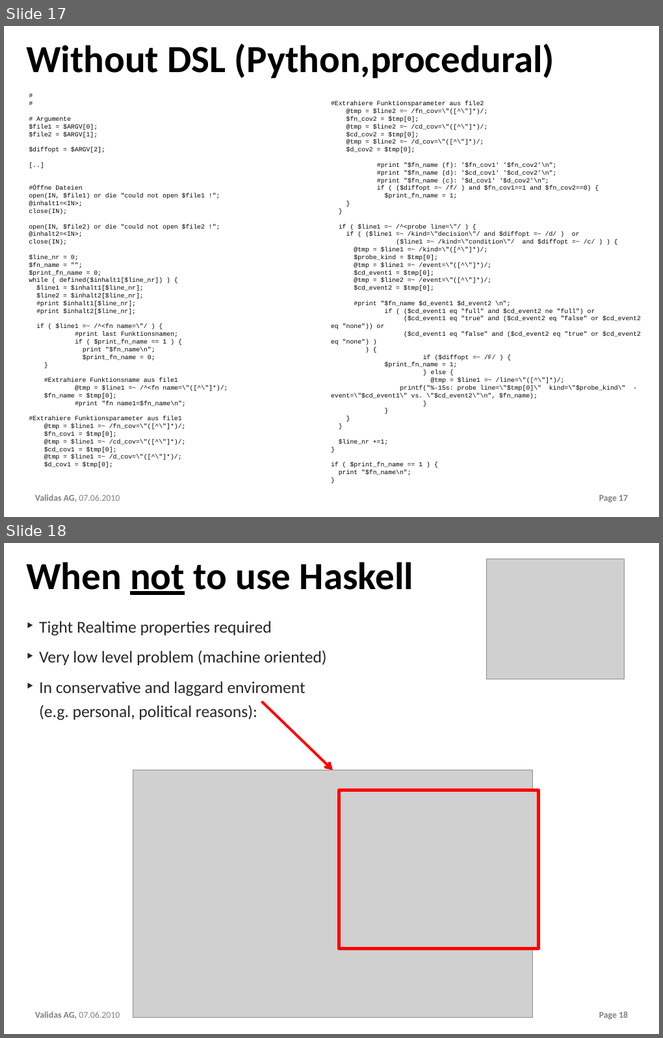
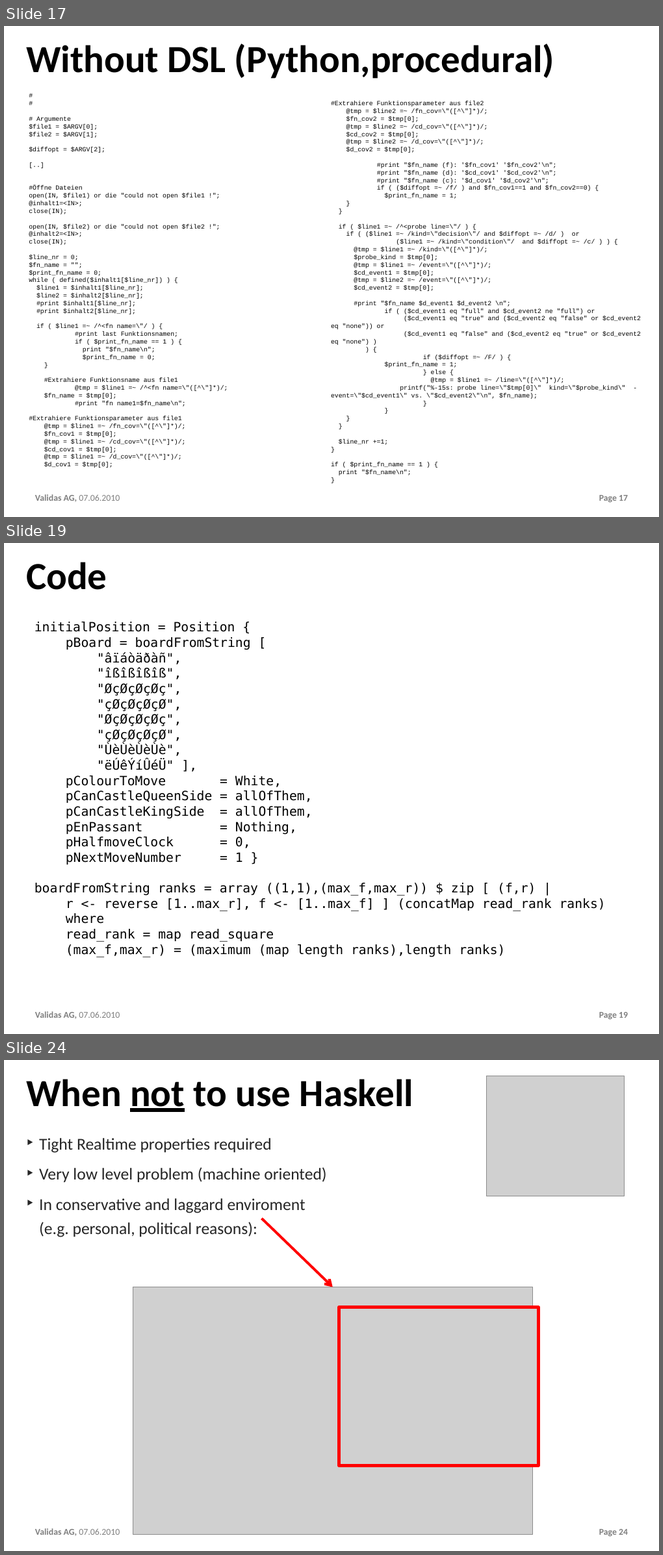
Before and after one commit to theoremprover/chess, a slide deck: ppt/Chess200.pptx. Shown one above the other, each under a label of ours: slides 17 and 18 before the commit, slides 17, 19 and 24 after it; the slides between them are not shown. The pictures are 663x1038 and 663x1555 pixels, drawn with LibreOffice and Linux fonts; fonts in the diff are those of the drawing; grey boxes stand for pictures; background and template pictures are left out. Boxes give left, top, right and bottom in pixels: in the first picture for what was removed or moved away, otherwise in the second. Text is boxed around its words. In the diff, an @@ line names an element or a change of style, - is before the commit and + after.

```diff
--- a/ppt/Chess200.pptx
+++ b/ppt/Chess200.pptx
@@ slide 19 added at (4, 543, 659, 1034), background #FFFFFF; not listed: 2 template elements that a slide beside it also shows @@
@@ title added at (26, 562, 107, 590), 60 pt, text #000000, bold @@
+Code
@@ text added at (35, 622, 606, 958), 20 pt, text #000000 @@
+initialPosition = Position {
+pBoard = boardFromString [
+"âïáòäðàñ",
+"îßîßîßîß",
+"ØçØçØçØç",
+"çØçØçØçØ",
+"ØçØçØçØç",
+"çØçØçØçØ",
+"ÙèÙèÙèÙè",
+"ëÚêÝíÛéÜ" ],
+pColourToMove = White,
+pCanCastleQueenSide = allOfThem,
+pCanCastleKingSide = allOfThem,
+pEnPassant = Nothing,
+pHalfmoveClock = 0,
+pNextMoveNumber = 1 }
+boardFromString ranks = array ((1,1),(max_f,max_r)) $ zip [ (f,r) |
+r <- reverse [1..max_r], f <- [1..max_f] ] (concatMap read_rank ranks)
+where
+read_rank = map read_square
+(max_f,max_r) = (maximum (map length ranks),length ranks)
@@ what was slide 18 is now slide 24 @@
@@ page number at (599, 1529, 628, 1536): text changed @@
-Page 18
+Page 24
```
Also in this commit, not shown: 1 slide changed, 5 other slides added.
